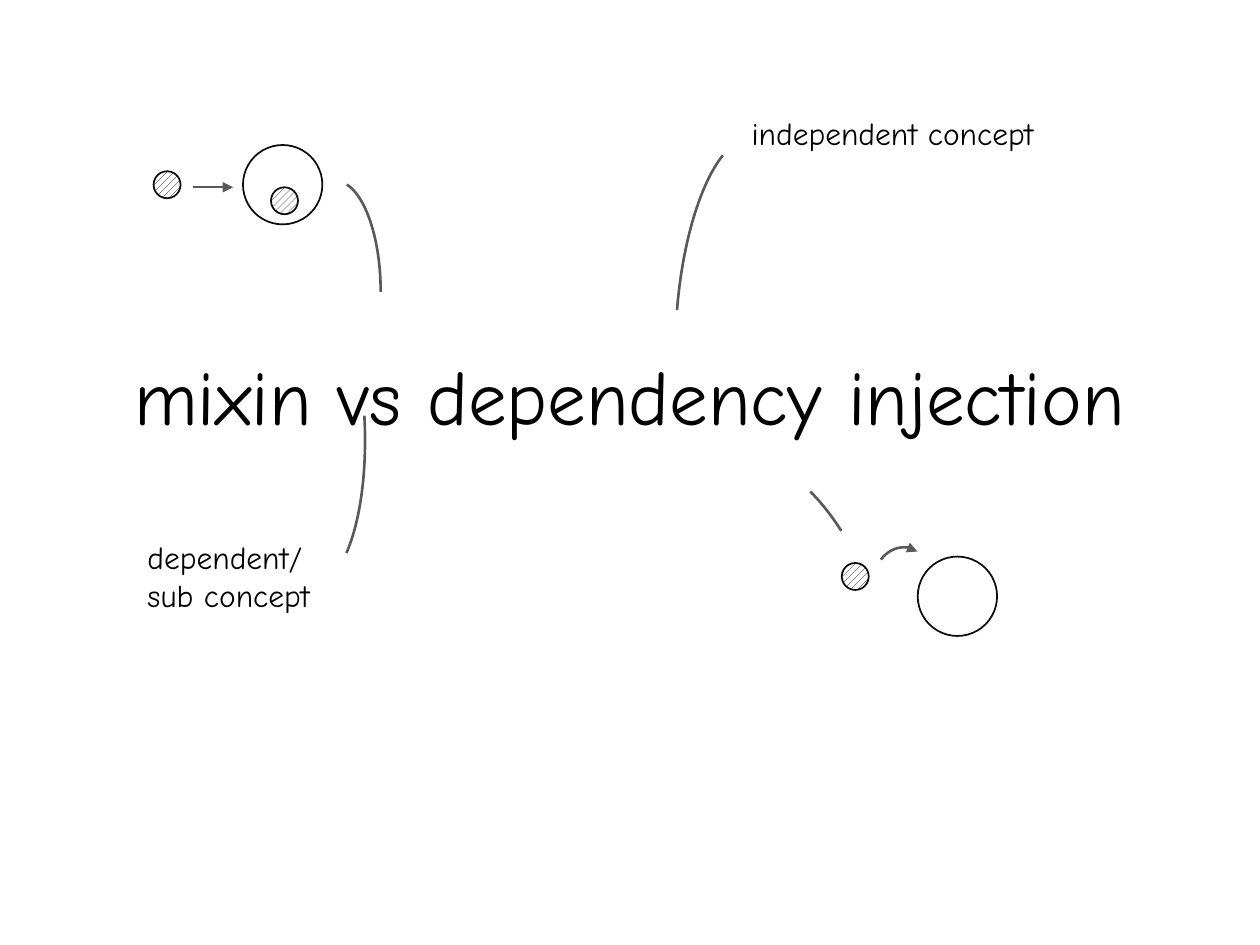
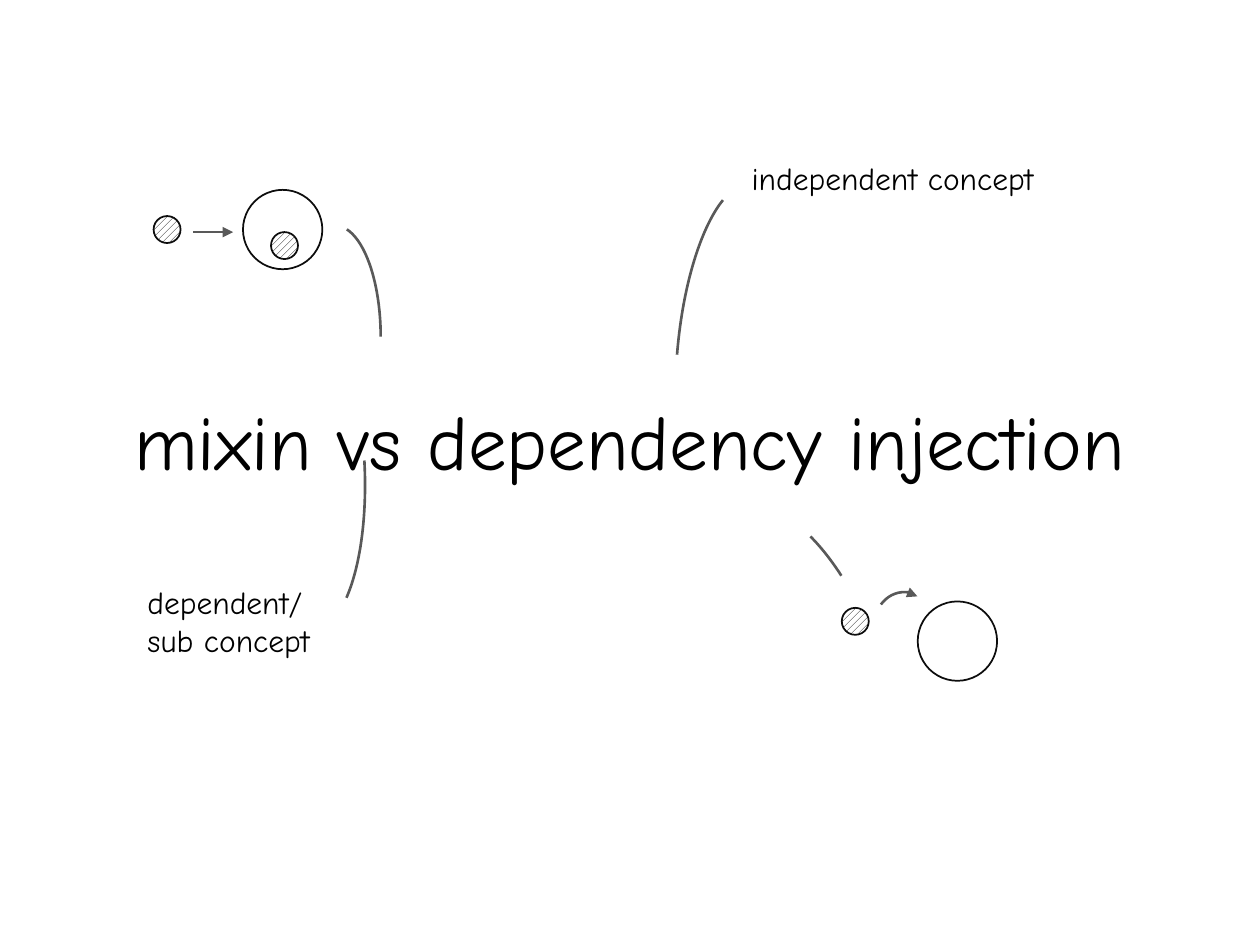
Before and after one commit to archive/talk-mixin-in-js, a slide deck: slide 17 of presentation/Mixins and mixes in JavaScript.pptx. Drawn at 1260x945 pixels with LibreOffice and Linux fonts; fonts in the diff are those of the drawing. Boxes give left, top, right and bottom in pixels: in the first picture for what was removed or moved away, otherwise in the second. Text is boxed around its words. In the diff, an @@ line names an element or a change of style, - is before the commit and + after.

```diff
--- a/presentation/Mixins and mixes in JavaScript.pptx
+++ b/presentation/Mixins and mixes in JavaScript.pptx
@@ 5 ellipses, 5 arc (boxed as its full ellipse)s, 2 texts, 1 title, 1 arrow: place and size @@
-5 ellipses, 5 arc (boxed as its full ellipse)s, 2 texts, 1 title, 1 arrow at (134, 123, 1125, 636)
+5 ellipses, 5 arc (boxed as its full ellipse)s, 2 texts, 1 title, 1 arrow at (134, 168, 1125, 680)
```
Also in this commit, not shown: 8 other slides changed, 5 other files.
